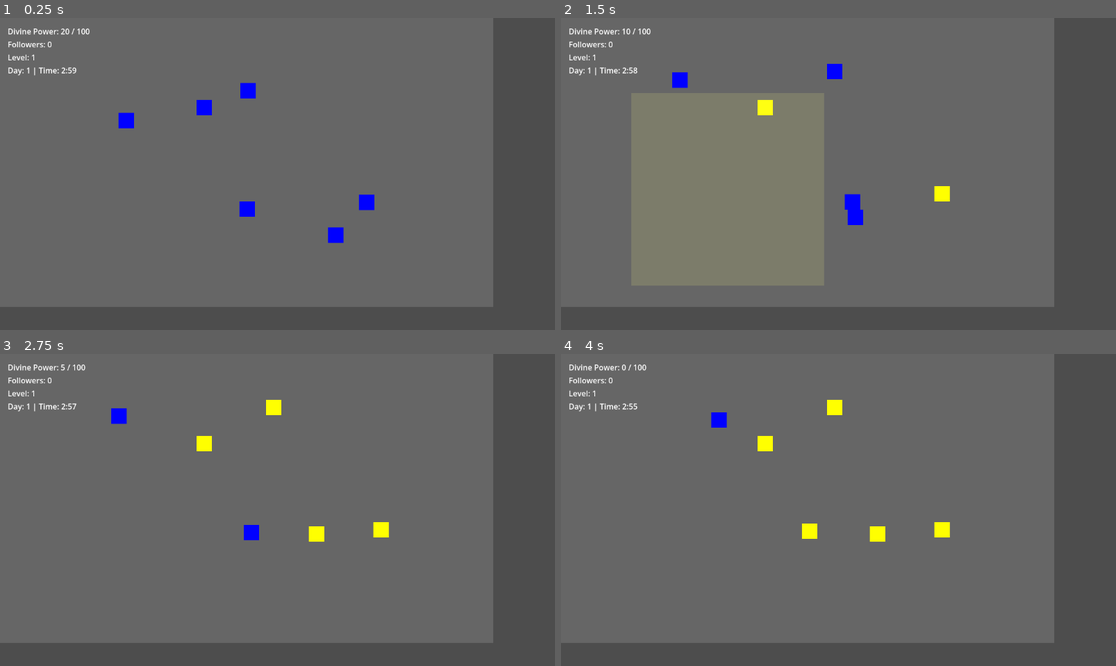
Above: before the commit, frames 1-4 (two rows, left to right).
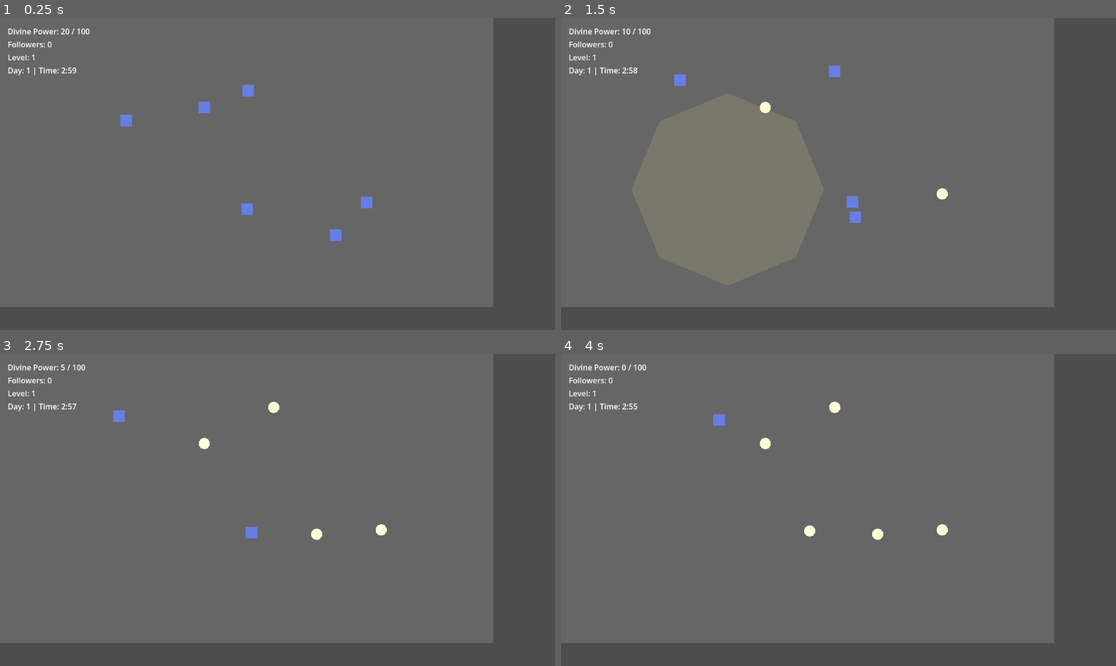
Above: after the commit, the same moments.

Repository: Rohan0603/divinus
Game: Godot game, scene res://scenes/Main.tscn
Same seed, same stepped clock (60 frames per second), same inputs: the game is played once before the commit and once after it.
Inputs (mouse positions are in pixels of both pictures, inside the frame that each line leads up to):
- Up to frame 1 (0.25 s): no input
- Up to frame 2 (1.5 s): tap Enter at 0.5 s; move the mouse to (960, 158) at 0.52 s; click (960, 158) at 0.67 s; drag from (727, 189) to (810, 236) at 1.27 s
- Up to frame 3 (2.75 s): move the mouse to (333, 441) at 2.02 s; click (333, 441) at 2.17 s
- Up to frame 4 (4 s): drag from (810, 572) to (672, 463) at 2.77 s; move the mouse to (1005, 556) at 3.52 s; click (1005, 556) at 3.67 s

The runs differ from the first frame. In frame 1, 0.9% of the frame differs, in the area x 21-68%, y 20-73%; in frame 2, 0.9%; in frame 3, 0.8%; in frame 4, 0.8%.

Commit message:
Refactor visual representations of game entities to use Polygon2D
- Updated Boon scene to replace ColorRect with Polygon2D for visual representation, adjusting shape and color.
- Modified Enemy scene to use Polygon2D instead of ColorRect, changing the shape and color accordingly.
- Refactored NPC script to utilize Polygon2D for visual representation, adding shape generation functions for various roles.
- Changed NPC scene to replace ColorRect with Polygon2D, updating the polygon shape and color.
- Updated Shrine scene to use Polygon2D instead of ColorRect, modifying the polygon shape and color.
- Refactored ShrineConstructionSite scene to replace ColorRect with Polygon2D for the site placeholder, adjusting the polygon shape and color.

Diff:
--- a/game/scenes/Boon.tscn
+++ b/game/scenes/Boon.tscn
@@ -11,9 +11,6 @@
 [node name="CollisionShape2D" type="CollisionShape2D" parent="."]
 shape = SubResource("CircleShape2D_boon1")
 
-[node name="Visual" type="ColorRect" parent="."]
-offset_left = -200.0
-offset_top = -200.0
-offset_right = 200.0
-offset_bottom = 200.0
-color = Color(1.0, 1.0, 0.5, 0.25)
+[node name="Visual" type="Polygon2D" parent="."]
+polygon = PackedVector2Array(0, -200, 141.4, -141.4, 200, 0, 141.4, 141.4, 0, 200, -141.4, 141.4, -200, 0, -141.4, -141.4)
+color = Color(1.0, 0.95, 0.55, 0.22)
--- a/game/scenes/Enemy.tscn
+++ b/game/scenes/Enemy.tscn
@@ -11,9 +11,6 @@
 [node name="CollisionShape2D" type="CollisionShape2D" parent="."]
 shape = SubResource("CircleShape2D_enemy1")
 
-[node name="ColorRect" type="ColorRect" parent="."]
-offset_left = -12.0
-offset_top = -12.0
-offset_right = 12.0
-offset_bottom = 12.0
-color = Color(0.8, 0.1, 0.1, 1.0)
+[node name="Polygon2D" type="Polygon2D" parent="."]
+polygon = PackedVector2Array(0, 13, -11.26, -6.5, 11.26, -6.5)
+color = Color(0.75, 0.08, 0.08, 1.0)
--- a/game/scenes/NPC.gd
+++ b/game/scenes/NPC.gd
@@ -1,4 +1,5 @@
 # npc.gd — NPC with role-based behaviour and skill progression
+# Shapes encode role identity; color encodes skill level
 extends CharacterBody2D
 
 const SPEED := 80.0
@@ -13,12 +14,14 @@
 const PREACHER_RANGE := 32.0
 
 const ROLE_COLORS := {
-	"HeadPreacher": Color(1.0, 0.85, 0.2),
-	"Builder": Color(1.0, 0.55, 0.0),
-	"Gatherer": Color(0.0, 0.7, 0.7),
-	"Farmer": Color(0.55, 0.9, 0.1),
-	"Defender": Color(0.9, 0.1, 0.1),
-	"Scholar": Color(0.35, 0.0, 0.6),
+	"Unaware":     Color(0.40, 0.50, 0.90),
+	"Witness":     Color(1.00, 1.00, 0.85),
+	"HeadPreacher": Color(1.00, 0.85, 0.20),
+	"Builder":     Color(1.00, 0.55, 0.00),
+	"Gatherer":    Color(0.00, 0.70, 0.70),
+	"Farmer":      Color(0.55, 0.90, 0.10),
+	"Defender":    Color(0.90, 0.10, 0.10),
+	"Scholar":     Color(0.35, 0.00, 0.60),
 }
 
 var current_state: String = "Unaware"
@@ -34,11 +37,12 @@
 var _current_site: Node = null
 var _at_site: bool = false
 
-@onready var sprite: ColorRect = $ColorRect
+@onready var sprite: Polygon2D = $Polygon2D
 
 func _ready() -> void:
 	add_to_group("npcs")
-	sprite.color = Color.BLUE
+	sprite.polygon = _shape_square(12.0)
+	sprite.color = ROLE_COLORS["Unaware"]
 	_pick_wander_target()
 	EventBus.boon_cast.connect(_on_boon_cast)
 
@@ -54,12 +58,73 @@
 		"Scholar":      _update_scholar(delta)
 	move_and_slide()
 
-# --- Unaware: blue, random wander ---
+# --- Shape generators ---
+
+func _shape_square(r: float) -> PackedVector2Array:
+	return PackedVector2Array([
+		Vector2(-r, -r), Vector2(r, -r),
+		Vector2(r, r),   Vector2(-r, r),
+	])
+
+func _shape_circle(r: float, n: int = 10) -> PackedVector2Array:
+	var pts := PackedVector2Array()
+	for i in n:
+		var a = TAU * i / n - PI / 2.0
+		pts.append(Vector2(cos(a), sin(a)) * r)
+	return pts
+
+func _shape_polygon(sides: int, r: float) -> PackedVector2Array:
+	var pts := PackedVector2Array()
+	for i in sides:
+		var a = TAU * i / sides - PI / 2.0
+		pts.append(Vector2(cos(a), sin(a)) * r)
+	return pts
+
+func _shape_triangle(r: float) -> PackedVector2Array:
+	return PackedVector2Array([
+		Vector2(0.0, -r),
+		Vector2(r * 0.866, r * 0.5),
+		Vector2(-r * 0.866, r * 0.5),
+	])
+
+func _shape_diamond(r: float) -> PackedVector2Array:
+	return PackedVector2Array([
+		Vector2(0.0, -r),
+		Vector2(r * 0.75, 0.0),
+		Vector2(0.0, r),
+		Vector2(-r * 0.75, 0.0),
+	])
+
+func _shape_shield(r: float) -> PackedVector2Array:
+	return PackedVector2Array([
+		Vector2(0.0, -r),
+		Vector2(r, -r * 0.25),
+		Vector2(r * 0.65, r * 0.75),
+		Vector2(-r * 0.65, r * 0.75),
+		Vector2(-r, -r * 0.25),
+	])
+
+func _shape_star(outer: float, inner: float, points: int = 5) -> PackedVector2Array:
+	var pts := PackedVector2Array()
+	for i in points * 2:
+		var a = TAU * i / (points * 2) - PI / 2.0
+		var rad = outer if i % 2 == 0 else inner
+		pts.append(Vector2(cos(a), sin(a)) * rad)
+	return pts
+
+func _apply_shape(r: String) -> void:
+	match r:
+		"HeadPreacher": sprite.polygon = _shape_star(14.0, 6.0)
+		"Builder":      sprite.polygon = _shape_triangle(14.0)
+		"Gatherer":     sprite.polygon = _shape_circle(12.0)
+		"Farmer":       sprite.polygon = _shape_diamond(14.0)
+		"Defender":     sprite.polygon = _shape_shield(13.0)
+		"Scholar":      sprite.polygon = _shape_polygon(6, 13.0)
+
+# --- State updates ---
 
 func _update_unaware(delta: float) -> void:
 	_wander(delta)
-
-# --- Witness: yellow, accumulate faith ---
 
 func _update_witness(delta: float) -> void:
 	velocity = Vector2.ZERO
@@ -67,8 +132,6 @@
 	if faith >= FAITH_THRESHOLD:
 		_become_follower()
 
-# --- Head Preacher: golden, hunts unaware NPCs ---
-
 func _update_head_preacher(delta: float) -> void:
 	if not is_instance_valid(_conversion_target) or _conversion_target.current_state != "Unaware":
 		_conversion_target = _find_nearest_unaware()
@@ -82,8 +145,6 @@
 		_conversion_target = null
 	else:
 		velocity = (_conversion_target.global_position - global_position).normalized() * SPEED
-
-# --- Builder: orange, walks to construction site ---
 
 func _update_builder(delta: float) -> void:
 	if not is_instance_valid(_current_site):
@@ -116,8 +177,6 @@
 		_current_site.builder_left()
 	_at_site = false
 	_current_site = null
-
-# --- Gatherer: teal, wander + DP income ---
 
 func _update_gatherer(delta: float) -> void:
 	_wander(delta)
@@ -127,8 +186,6 @@
 		GodStats.add_divine_power(3.0 * _efficiency())
 		_gain_xp(INCOME_XP)
 
-# --- Farmer: yellow-green, orbit shrine + DP income ---
-
 func _update_farmer(delta: float) -> void:
 	var shrine := _find_nearest_shrine()
 	if shrine == null:
@@ -149,8 +206,6 @@
 		GodStats.add_divine_power(4.0 * _efficiency())
 		_gain_xp(INCOME_XP)
 
-# --- Defender: red, chases enemies and forces them to flee ---
-
 func _update_defender(delta: float) -> void:
 	var enemy := _find_nearest_enemy()
 	if enemy == null:
@@ -161,8 +216,6 @@
 	if global_position.distance_to(enemy.global_position) < 40.0:
 		enemy.start_exit()
 		_gain_xp(INCOME_XP)
-
-# --- Scholar: deep purple, near shrine + DP income ---
 
 func _update_scholar(delta: float) -> void:
 	var shrine := _find_nearest_shrine()
@@ -182,8 +235,6 @@
 		GodStats.add_divine_power(2.5 * _efficiency())
 		_gain_xp(INCOME_XP)
 
-# --- Wander helper ---
-
 func _wander(delta: float) -> void:
 	if _idle_timer > 0.0:
 		_idle_timer -= delta
@@ -204,14 +255,14 @@
 func witness_miracle() -> void:
 	if current_state == "Unaware":
 		current_state = "Witness"
-		sprite.color = Color.YELLOW
+		sprite.polygon = _shape_circle(12.0)
+		sprite.color = ROLE_COLORS["Witness"]
 		faith = 0.0
 
 func _become_follower() -> void:
 	add_to_group("followers")
 	GodStats.add_follower()
 	EventBus.npc_converted.emit(self)
-	# assign_head_preacher() may have been called synchronously during the emit above
 	if current_state != "HeadPreacher":
 		_assign_role()
 
@@ -230,11 +281,10 @@
 	if role != "" and role != "HeadPreacher":
 		GodStats.register_role(role)
 	current_state = role
+	_apply_shape(role)
 	sprite.color = ROLE_COLORS.get(role, Color.WHITE)
 	_income_timer = INCOME_INTERVAL
 	_conversion_target = null
-
-# --- Damage ---
 
 func take_damage() -> void:
 	if current_state == "Unaware" or current_state == "Witness":
@@ -248,7 +298,8 @@
 	GodStats.remove_follower()
 	current_state = "Unaware"
 	faith = 0.0
-	sprite.color = Color.BLUE
+	sprite.polygon = _shape_square(12.0)
+	sprite.color = ROLE_COLORS["Unaware"]
 	_pick_wander_target()
 
 # --- Skill ---
@@ -314,8 +365,6 @@
 			best = e
 	return best
 
-# --- Signal handler ---
-
 func _on_boon_cast(_boon_data: Dictionary, pos: Vector2) -> void:
 	if current_state == "Unaware" and global_position.distance_to(pos) <= BOON_RADIUS:
 		witness_miracle()
--- a/game/scenes/NPC.tscn
+++ b/game/scenes/NPC.tscn
@@ -11,9 +11,6 @@
 [node name="CollisionShape2D" type="CollisionShape2D" parent="."]
 shape = SubResource("CircleShape2D_abc12")
 
-[node name="ColorRect" type="ColorRect" parent="."]
-offset_left = -16.0
-offset_top = -16.0
-offset_right = 16.0
-offset_bottom = 16.0
-color = Color(1.0, 1.0, 1.0, 1.0)
+[node name="Polygon2D" type="Polygon2D" parent="."]
+polygon = PackedVector2Array(-12, -12, 12, -12, 12, 12, -12, 12)
+color = Color(0.4, 0.5, 0.9, 1.0)
--- a/game/scenes/Shrine.tscn
+++ b/game/scenes/Shrine.tscn
@@ -11,9 +11,6 @@
 [node name="CollisionShape2D" type="CollisionShape2D" parent="."]
 shape = SubResource("CircleShape2D_shrine1")
 
-[node name="ColorRect" type="ColorRect" parent="."]
-offset_left = -20.0
-offset_top = -20.0
-offset_right = 20.0
-offset_bottom = 20.0
-color = Color(0.8, 0.6, 0.0, 1.0)
+[node name="Polygon2D" type="Polygon2D" parent="."]
+polygon = PackedVector2Array(0, -20, 3.83, -9.24, 14.14, -14.14, 9.24, -3.83, 20, 0, 9.24, 3.83, 14.14, 14.14, 3.83, 9.24, 0, 20, -3.83, 9.24, -14.14, 14.14, -9.24, 3.83, -20, 0, -9.24, -3.83, -14.14, -14.14, -3.83, -9.24)
+color = Color(1.0, 0.78, 0.0, 1.0)
--- a/game/scenes/ShrineConstructionSite.tscn
+++ b/game/scenes/ShrineConstructionSite.tscn
@@ -5,9 +5,6 @@
 [node name="ShrineConstructionSite" type="Node2D"]
 script = ExtResource("1")
 
-[node name="SitePlaceholder" type="ColorRect" parent="."]
-offset_left = -24.0
-offset_top = -24.0
-offset_right = 24.0
-offset_bottom = 24.0
-color = Color(1.0, 0.85, 0.0, 0.5)
+[node name="SitePlaceholder" type="Polygon2D" parent="."]
+polygon = PackedVector2Array(0, -24, 24, 0, 0, 24, -24, 0)
+color = Color(1.0, 0.85, 0.0, 0.45)
Not shown, changed: .claude/settings.local.json
